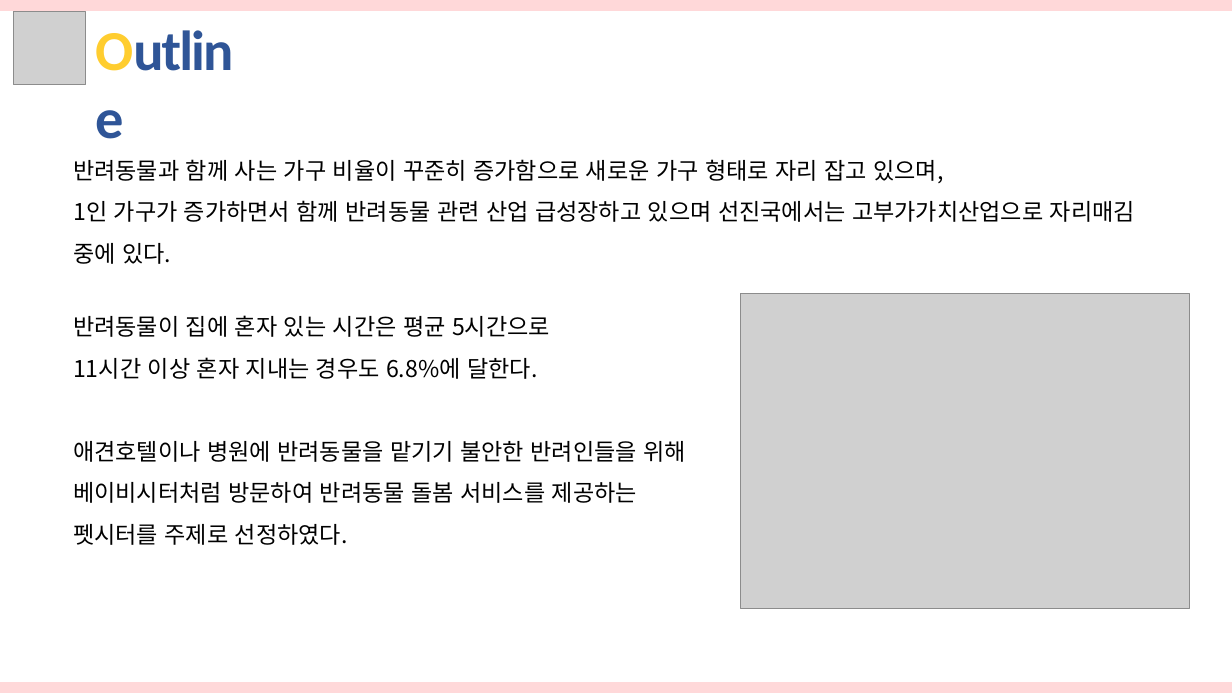
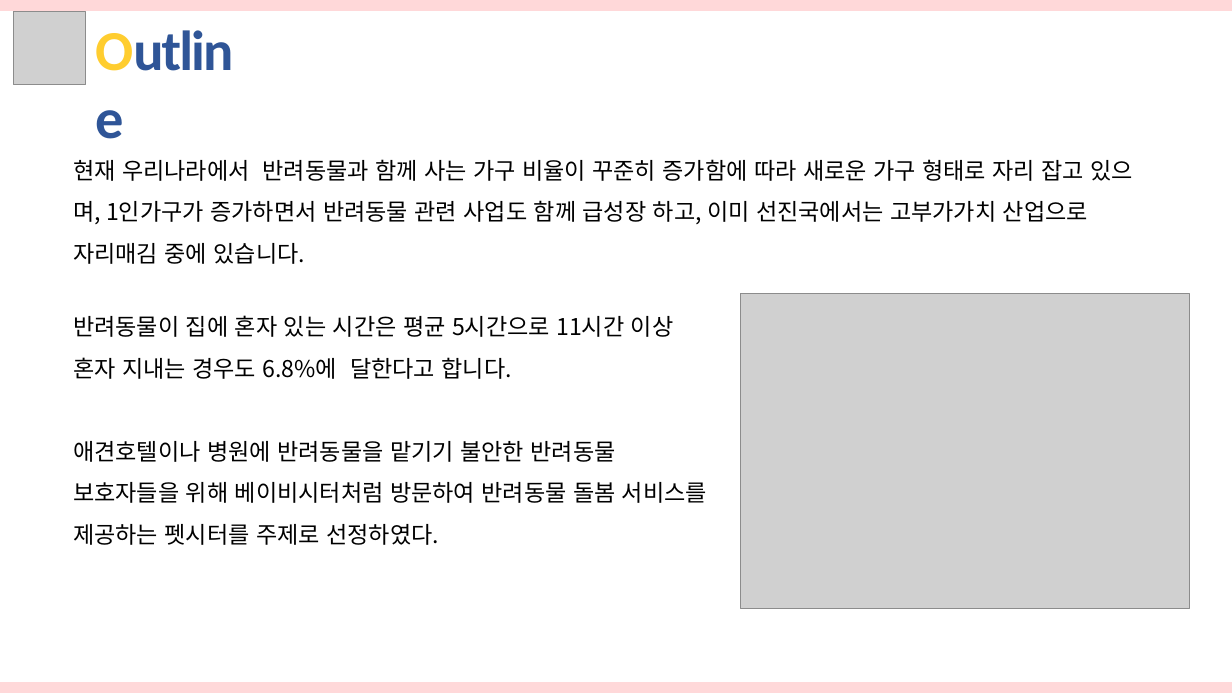
Before and after one commit to hhsw07/ezen-academy-projects, a slide deck: slide 3 of 반려동물관리서비스.pptx. Drawn at 1232x693 pixels with LibreOffice and Linux fonts; fonts in the diff are those of the drawing; grey boxes stand for pictures. Boxes give left, top, right and bottom in pixels: in the first picture for what was removed or moved away, otherwise in the second. Text is boxed around its words. In the diff, an @@ line names an element or a change of style, - is before the commit and + after.

```diff
--- a/반려동물관리서비스.pptx
+++ b/반려동물관리서비스.pptx
@@ text at [73,159,1133,264]: text changed @@
-반려동물과 함께 사는 가구 비율이 꾸준히 증가함으로 새로운 가구 형태로 자리 잡고 있으며,
-1인 가구가 증가하면서 함께 반려동물 관련 산업 급성장하고 있으며 선진국에서는 고부가가치산업으로 자리매김 중에 있다.
+현재 우리나라에서 반려동물과 함께 사는 가구 비율이 꾸준히 증가함에 따라 새로운 가구 형태로 자리 잡고 있으며, 1인가구가 증가하면서 반려동물 관련 사업도 함께 급성장 하고, 이미 선진국에서는 고부가가치 산업으로 자리매김 중에 있습니다.
@@ text at [73,315,707,545]: text changed @@
-반려동물이 집에 혼자 있는 시간은 평균 5시간으로
-11시간 이상 혼자 지내는 경우도 6.8%에 달한다.
-애견호텔이나 병원에 반려동물을 맡기기 불안한 반려인들을 위해 베이비시터처럼 방문하여 반려동물 돌봄 서비스를 제공하는 펫시터를 주제로 선정하였다.
+반려동물이 집에 혼자 있는 시간은 평균 5시간으로 11시간 이상 혼자 지내는 경우도 6.8%에 달한다고 합니다.
+애견호텔이나 병원에 반려동물을 맡기기 불안한 반려동물 보호자들을 위해 베이비시터처럼 방문하여 반려동물 돌봄 서비스를 제공하는 펫시터를 주제로 선정하였다.
```
